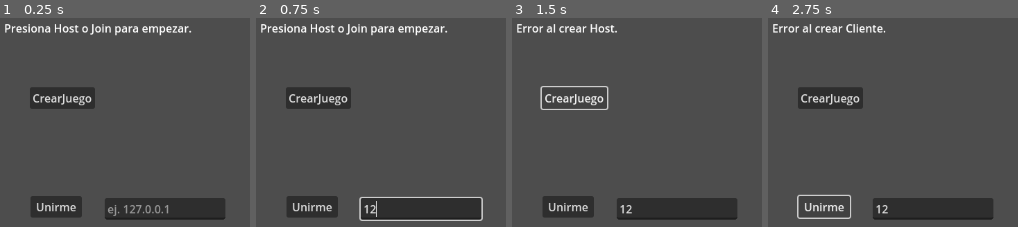
Above: before the commit, frames 1-4 (left to right).
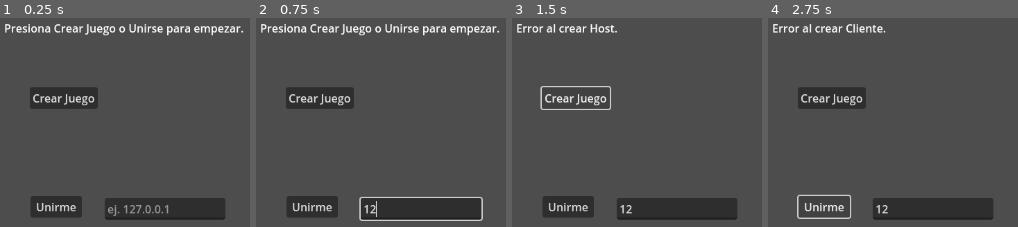
Above: after the commit, the same moments.

Repository: JesCorAvi/prototipo-3-en-raya-online
Game: Godot game, scene res://scenes/main.tscn
The game is run twice, just before and just after one commit, with the same random seed, the same clock (stepped at 60 frames per second) and the same inputs.
Inputs (mouse positions are in pixels of both pictures, inside the frame that each line leads up to):
- Up to frame 1 (0.25 s): no input
- Up to frame 2 (0.75 s): click (421, 208) at 0.52 s; type "12" at 0.6 s
- Up to frame 3 (1.5 s): click "CrearJuego" (after the commit: "Crear Juego") at 1.25 s
- Up to frame 4 (2.75 s): click "Unirme" at 2 s

The runs differ from the first frame. In frame 1, 2.5% of the frame differs, in the area x 21-98%, y 2-44%; in frame 2, 2.5%; in frame 3, 0.5%; in frame 4, 0.5%.

Commit message:
cambios labels

Diff:
--- a/scenes/main.tscn
+++ b/scenes/main.tscn
@@ -61,7 +61,7 @@
 offset_top = 100.0
 offset_right = 137.0
 offset_bottom = 131.0
-text = "CrearJuego"
+text = "Crear Juego"
 
 [node name="JoinButton" type="Button" parent="."]
 offset_left = 44.0
--- a/scripts/Main.gd
+++ b/scripts/Main.gd
@@ -246,7 +246,7 @@
 	if not multiplayer.has_multiplayer_peer() or not game_active:
 		enable_network_buttons()
 		grid_container.hide()
-		status_label.text = "Presiona Host o Join para empezar."
+		status_label.text = "Presiona Crear Juego o Unirse para empezar."
 	elif multiplayer.is_server() and not game_active:
 		status_label.text = "Host listo. Esperando al oponente..."
 
